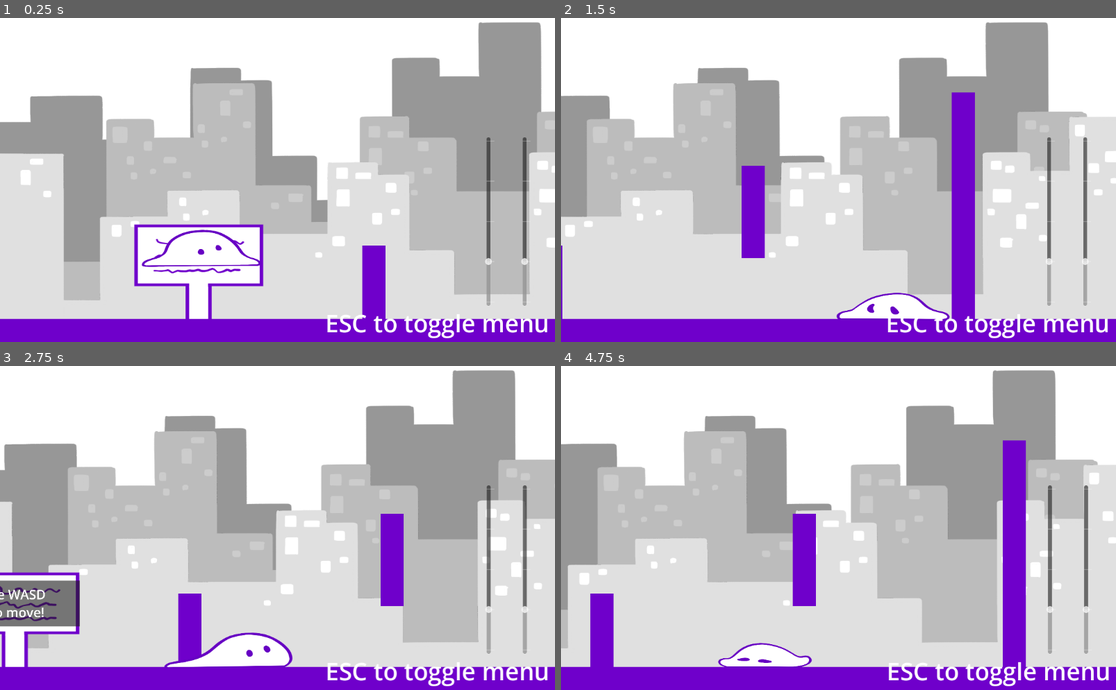
Above: before the commit, frames 1-4 (two rows, left to right).
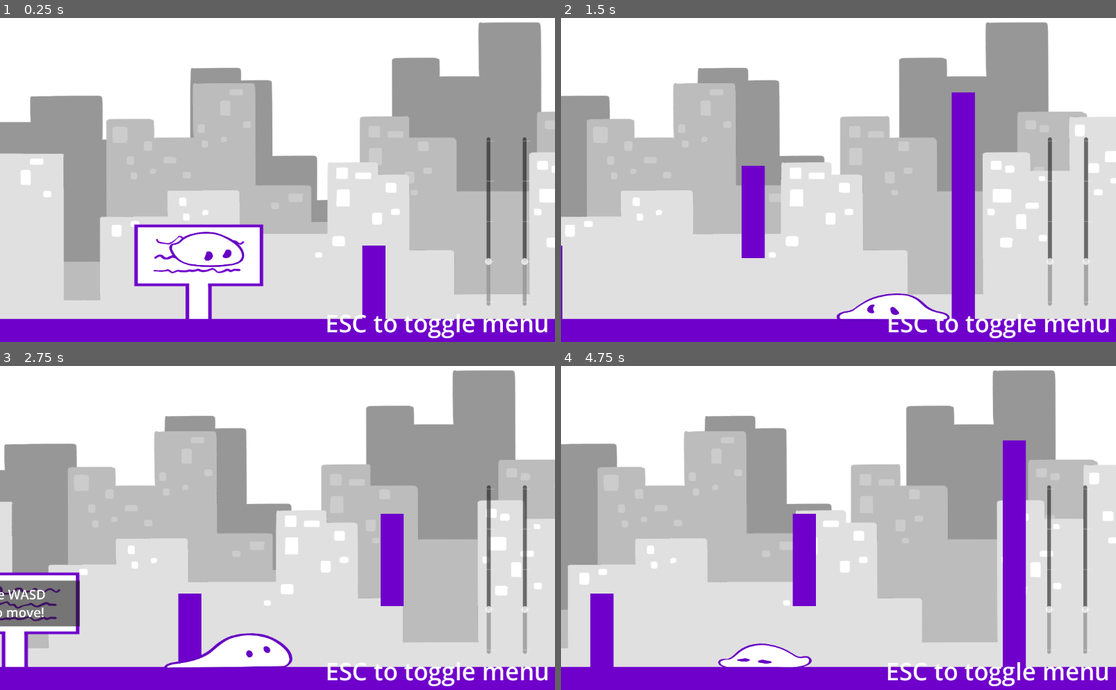
Above: after the commit, the same moments.

Repository: Globs-United/Project
Game: Godot game, scene res://lvl1.tscn
Two runs of this game, one before a commit and one after it. Both use one fixed random seed, a clock stepped at 60 frames per second and the inputs below. Sound files missing from this copy of the repository are replaced by a short silence.
Inputs:
- Up to frame 1 (0.25 s): no input
- Up to frame 2 (1.5 s): tap E (interact) at 0.5, 1.35 s; hold Right (moveRight) from 0.53 s (still down); tap Space (jump) at 0.6, 0.77, 1.07 s
- Up to frame 3 (2.75 s): tap Space (jump) at 1.52, 1.55, 1.82, 2.1 s; release Right (moveRight) at 2.03 s; hold Left (moveLeft) from 2.03 s (still down)
- Up to frame 4 (4.75 s): release Left (moveLeft) at 2.78 s; hold Right (moveRight) 2.78-4.28 s; tap E (interact) at 2.85, 4.35 s; tap Space (jump) at 3.02, 3.05, 3.32, 3.6, 3.77, 4.07, 4.52, 4.55 s; hold Left (moveLeft) from 4.28 s (still down)

The runs differ from the first frame. In frame 1, 0.6% of the frame differs, in the area x 25-47%, y 65-77%; in frame 2, 1.2%; in frame 3, 0.3%; in frame 4, 1.2%, in the area x 28-99%, y 36-99%.

Commit message:
Fix player jitterring on lift

Diff:
--- a/lvl1.tscn
+++ b/lvl1.tscn
@@ -129,7 +129,7 @@
 scale = Vector2(0.2, 0.2)
 
 [node name="Spikes17" parent="." instance=ExtResource("6_audra")]
-position = Vector2(4506, 691)
+position = Vector2(4378, 611)
 rotation = 1.5708
 scale = Vector2(0.2, 0.2)
 
@@ -159,12 +159,12 @@
 scale = Vector2(0.2, 0.2)
 
 [node name="Spikes15" parent="." instance=ExtResource("6_audra")]
-position = Vector2(4287, 476)
+position = Vector2(4239, 476)
 rotation = 3.14159
 scale = Vector2(0.2, 0.2)
 
 [node name="Spikes16" parent="." instance=ExtResource("6_audra")]
-position = Vector2(4350, 629)
+position = Vector2(4302, 629)
 rotation = 2.35619
 scale = Vector2(0.2, 0.2)
 
@@ -300,11 +300,11 @@
 scale = Vector2(2.15999, 0.25)
 
 [node name="Wall23" parent="." instance=ExtResource("4_x7kom")]
-position = Vector2(4626, 432)
+position = Vector2(4578, 432)
 scale = Vector2(2.44, 0.25)
 
 [node name="Wall26" parent="." instance=ExtResource("4_x7kom")]
-position = Vector2(4642, 490)
+position = Vector2(4626, 490)
 scale = Vector2(2.12001, 0.25)
 
 [node name="Wall6" parent="." instance=ExtResource("4_x7kom")]
--- a/lvl2.tscn
+++ b/lvl2.tscn
@@ -18,7 +18,7 @@
 
 [node name="Player" parent="." instance=ExtResource("1_aq45b")]
 z_index = 2
-position = Vector2(2422, 88)
+position = Vector2(3792, 379)
 scale = Vector2(0.4, 0.4)
 
 [node name="Pit" parent="." instance=ExtResource("2_jukch")]
--- a/object_scenes/player.tscn
+++ b/object_scenes/player.tscn
@@ -296,7 +296,7 @@
 shape = SubResource("CapsuleShape2D_44ieu")
 
 [node name="CollisionPolygon2D" type="CollisionPolygon2D" parent="."]
-scale = Vector2(0.867188, 0.507813)
+scale = Vector2(0.864404, 0.489642)
 polygon = PackedVector2Array(-21.1411, -105.026, -117.237, 75.4871, 121.081, 75.4871, 19.2192, -105.026)
 
 [node name="iFrames" type="Timer" parent="."]
--- a/scripts/playerKate.gd
+++ b/scripts/playerKate.gd
@@ -11,6 +11,7 @@
 @export var initialHealth = 1;
 
 var is_on_floor_custom = false;
+var was_on_floor_custom = false;
 var jump_check = false
 var prepareJump = false;
 var jumpTime = 0;
@@ -27,6 +28,7 @@
 @export var Yworld = false
 var hasTraveled = false;
 
+var moveYNext = 0;
 
 # I added playerKateOld.gd in case you want to look at some of your old code to recover it
 
@@ -42,6 +44,9 @@
 	initialWorld = Yworld;
 
 func _physics_process(delta: float) -> void:
+	position.y += moveYNext;
+	moveYNext = 0;
+
 	if Yworld != $AnimatedSprite2D.flip_v:
 		Yworld = !Yworld
 		change_world()
@@ -58,7 +63,7 @@
 	if not is_on_floor_custom:
 		velocity.y += gravity * delta
 		#double checks if jumping
-		if -1*sign(gravity) == sign(velocity.y):
+		if velocity.y && !was_on_floor_custom && jumpTime < 0.9:
 			playerstate = "jump"
 
 	#I moved the horizontal flip so it applies on all nodes, not just walking
@@ -67,9 +72,7 @@
 
 	#Idle / Walk animations
 	if playerstate != "jump":# || $AnimatedSprite2D.frame <= 2:
-		if prepareJump:
-			playerstate = "jump"
-		elif abs(velocity.x) < 0.2 and abs(velocity.y) < 0.2:
+		if abs(velocity.x) < 0.2 and abs(velocity.y) < 0.2:
 			playerstate = "idle"
 		elif is_on_floor_custom:
 			playerstate = "walk"
@@ -89,6 +92,7 @@
 
 	# Handle collisions
 	var collision_info = move_and_collide(velocity * delta);
+	was_on_floor_custom = is_on_floor_custom;
 	is_on_floor_custom = false;
 	if collision_info:
 		var velocityTemp = velocity.bounce(collision_info.get_normal());
@@ -98,6 +102,8 @@
 		else:
 			velocity.y = 0;
 			is_on_floor_custom = true;
+			if collision_info.get_collider().hasMoved:
+				moveYNext += collision_info.get_collider().hasMoved;
 
 	# replace move and slide so I can handle the collisions manually and add bouncing
 
@@ -134,21 +140,18 @@
 	elif playerstate == "jump":
 		$AnimatedSprite2D.play("jump" + animation_name_modifier)
 		#Make the animation frame be based off of y velocity instead of time.
-		if !prepareJump:
-			if jumpTime <= jumpTimeMax * 0.9:
-				var jump_modifier = 2.95 if Yworld else -2.95;
-				$AnimatedSprite2D.frame = min(int(5 + jump_modifier * velocity.y / JUMP_VELOCITY), 7);
+		if jumpTime <= jumpTimeMax * 0.3:
+			var jump_modifier = 2.95 if Yworld else -2.95;
+			$AnimatedSprite2D.frame = min(int(5 + jump_modifier * velocity.y / JUMP_VELOCITY), 7);
+			jumpFrame = 0;
+		else:
+			jumpFrame = max(jumpFrame, 8);
+			if jumpFrame < 12:
+				$AnimatedSprite2D.frame = int(jumpFrame);
+				jumpFrame += delta * 10;
+			else:
 				jumpFrame = 0;
-			else:
-				jumpFrame = max(jumpFrame, 8);
-				if jumpFrame < 12:
-					$AnimatedSprite2D.frame = int(jumpFrame);
-					jumpFrame += delta * 10;
-				else:
-					jumpFrame = 0;
-					playerstate = "idle";
-		else:
-			jumpFrame = 0;
+				playerstate = "idle";
 	elif playerstate == "death":
 		$AnimatedSprite2D.play("death" + animation_name_modifier)
 
--- a/scripts/wall.gd
+++ b/scripts/wall.gd
@@ -5,11 +5,14 @@
 @export var moveUpY = 0;
 
 var time = 0;
+var hasMoved = 0;
 
 func _ready():
 	initialPosition = position;
 
 func _process(delta: float) -> void:
 	if moveDownY || moveUpY:
+		var temp = position.y;
 		position.y = initialPosition.y + sin(time * 0.7) * (moveDownY + moveUpY) * 0.5 + (moveDownY - moveUpY) * 0.5;
+		hasMoved = position.y - temp;
 		time += delta;
